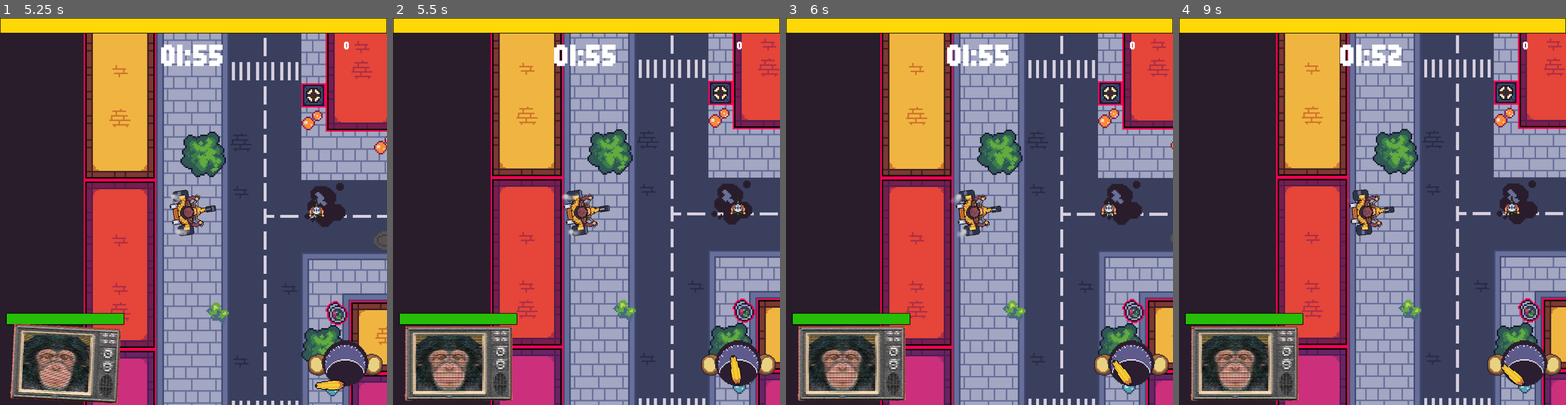
Above: before the commit, frames 1-4 (left to right).
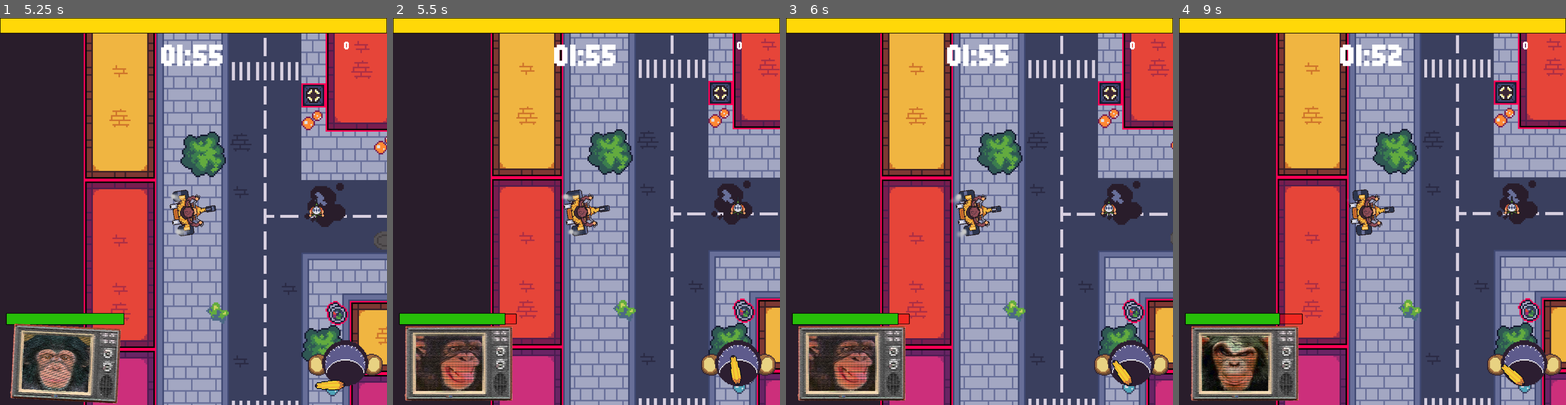
Above: after the commit, the same moments.

Repository: freesstylers/GoofyAhhCar
Game: Godot game, scene res://Assets/Scenes/Maps/Prueba Tileset 1.tscn
The game is run twice, just before and just after one commit, with the same random seed, the same clock (stepped at 60 frames per second) and the same inputs. This scene is started directly instead of the project's main scene.
Inputs:
- Up to frame 1 (5.25 s): hold Right (right) 0.53-1.28 s; tap E (horny) every 0.75 s from 0.6 to 5.1 s; hold Down (back) 1.28-2.03 s; hold Right (right) 2.03-2.78 s; hold Space (Accelerate) 2.78-3.53 s; hold Left (left) 3.53-5.03 s; hold Down (back) from 5.03 s (still down)
- Up to frame 2 (5.5 s): keep holding Down (back)
- Up to frame 3 (6 s): release Down (back) at 5.78 s; hold Right (right) from 5.78 s (still down); tap E (horny) at 5.85 s
- Up to frame 4 (9 s): release Right (right) at 6.53 s; hold Space (Accelerate) 6.53-7.28 s; tap E (horny) every 0.75 s from 6.6 to 8.85 s; hold Right (right) 7.28-8.03 s; hold Down (back) 8.03-8.78 s; hold Left (left) from 8.78 s (still down)

Frame 1 is identical in both runs. In frame 2, 2.0% of the frame differs, in the area x 5-33%, y 76-97%; in frame 3, 2.0%; in frame 4, 2.2%.

Commit message:
Tiempos de crash y bounce

Diff:
--- a/clusy-cart/Assets/Scripts/Player/PlayerMovement.gd
+++ b/clusy-cart/Assets/Scripts/Player/PlayerMovement.gd
@@ -35,10 +35,10 @@
 
 var reverse = false
 
-var timesCrashed = 0
+var timerCrash : float = 0.0;
+@export var cdCrash : float = 3.0;
 
 func _ready():
-	timesCrashed = 0
 	currentLife = Globals.MAX_PLAYER_LIFE
 
 	Globals.ThePlayer = self
@@ -94,15 +94,16 @@
 	apply_friction()
 	calculate_steering(delta)
 	velocity += acceleration * delta
+	timerCrash+=delta
 
 	var collision = move_and_collide(velocity*delta)
 	if collision:
 		var vel = velocity.length()
 		#Solo haces el sonidito si tienes una velocidad "significativa"
-		if(vel > max_speed_reverse*2):
-			timesCrashed += 1
-			Globals.hp_change.emit(-10)
-
+		if(vel > max_speed_reverse/2):
+			if timerCrash > cdCrash:
+				Globals.hp_change.emit(-10)
+				timerCrash = 0.0
 			if(not BounceSoundPlayer.playing):
 				BounceSoundPlayer.play()
 				Globals.change_face.emit(2)
